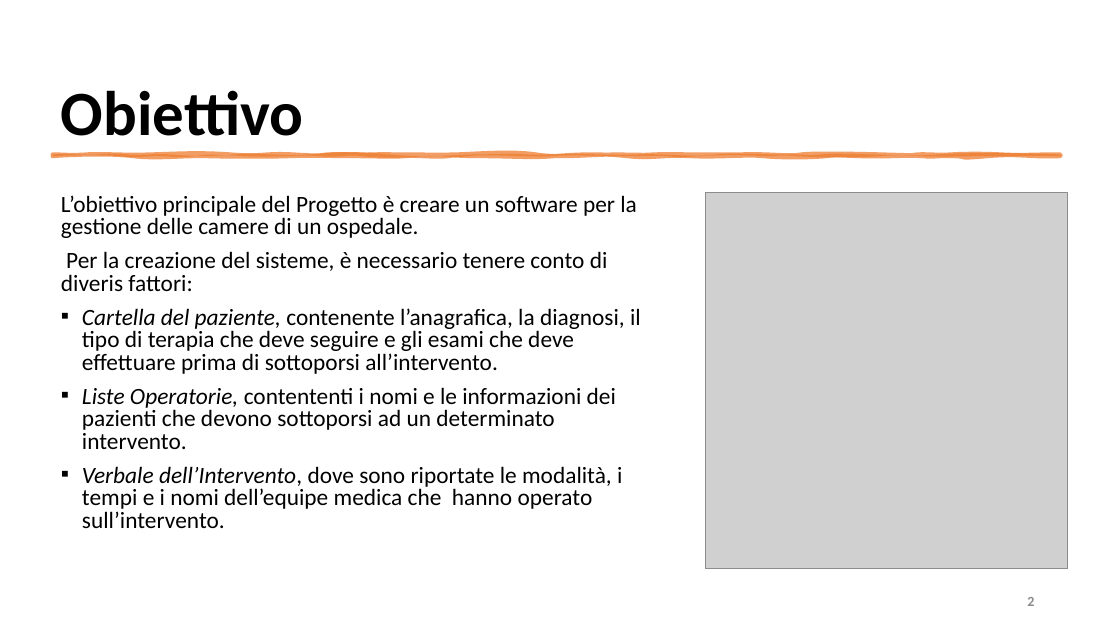
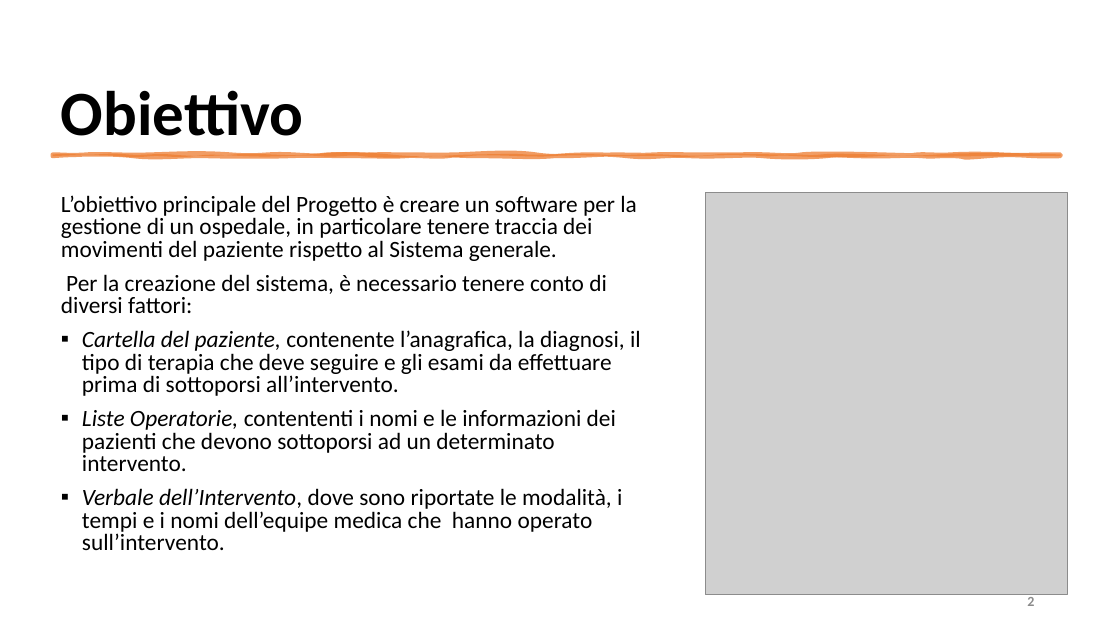
Before and after one commit to mangilimatteo/Progetto_Ingegneria_Software_Cattaneo_Mangili_Saini, a slide deck: slide 2 of Presentazione_Progetto.pptx. Drawn at 1120x630 pixels with LibreOffice and Linux fonts; fonts in the diff are those of the drawing; grey boxes stand for pictures. Boxes give left, top, right and bottom in pixels: in the first picture for what was removed or moved away, otherwise in the second. Text is boxed around its words. In the diff, an @@ line names an element or a change of style, - is before the commit and + after.

```diff
--- a/Presentazione_Progetto.pptx
+++ b/Presentazione_Progetto.pptx
@@ text at [61, 195, 641, 396]: text changed @@
-L’obiettivo principale del Progetto è creare un software per la gestione delle camere di un ospedale.
-Per la creazione del sisteme, è necessario tenere conto di diveris fattori:
-▪ Cartella del paziente, contenente l’anagrafica, la diagnosi, il tipo di terapia che deve seguire e gli esami che deve effettuare prima di sottoporsi all’intervento.
+L’obiettivo principale del Progetto è creare un software per la gestione di un ospedale, in particolare tenere traccia dei movimenti del paziente rispetto al Sistema generale.
+Per la creazione del sistema, è necessario tenere conto di diversi fattori:
+▪ Cartella del paziente, contenente l’anagrafica, la diagnosi, il tipo di terapia che deve seguire e gli esami da effettuare prima di sottoporsi all’intervento.
@@ picture: place and size @@
-picture at [705, 192, 1067, 569]
+picture at [705, 192, 1067, 595]
```
Also in this commit, not shown: 6 other slides changed, 2 slides added, 1 slide removed.
